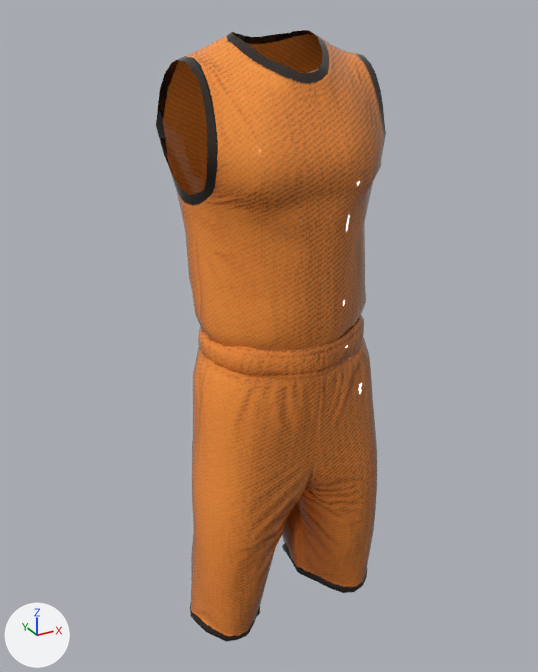
The glTF model Basic_Jersey_4.gltf as it was, and as the next commit left it.
Both versions are drawn from a 50 mm camera at (-2.51, -4.4, 4.61) aimed at (-0.05, 0.09, 2.36). Lighting does not change. The marker at lower left points along +X, +Y and +Z. Where no turn or scale is listed for an object, it has been applied to the vertices.

Script lines for the objects in view, before the commit:
```python
mat_default_obj_002 = principled_material('Default OBJ.002')
mat_default_obj_002.texture = img_uv_nomral_neck_no_lights
mat_default_obj_002.roughness = 0.0
me_low_polly_pants_2_002 = bpy.data.meshes.new('Low_polly_pants_2.002')
me_low_polly_pants_2_002.from_pydata(...)  # 1579 vertices, 2974 faces; spans x -0.82..0.82, y -0.54..0.53, z -0.01..4.48
me_low_polly_pants_2_002.materials.append(mat_default_obj_002)  # picture img_uv_nomral_neck_no_lights
ob_normal_neck = bpy.data.objects.new('Normal_Neck', me_low_polly_pants_2_002)
ob_normal_neck.location = (0.0, 0.0, 0.0)
```
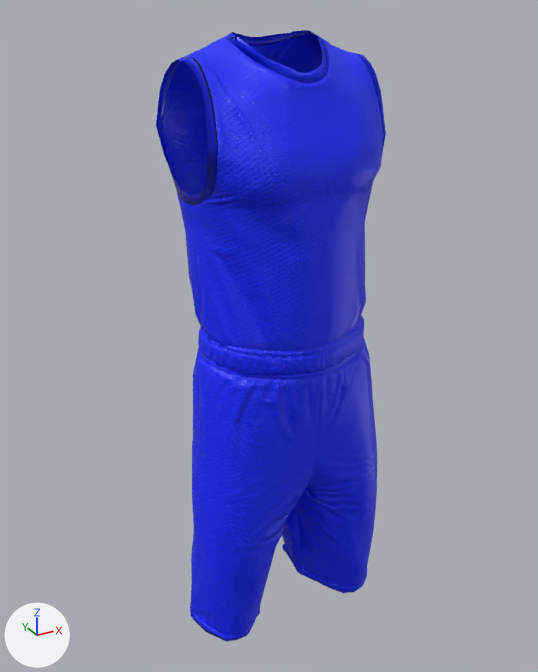
Boxes [x1, y1, x2, y2] around the edits, measured in the pictures (538 x 672 px):
```json
{"object": "Normal_Neck", "change": "surface changed", "before": [156, 30, 386, 642], "after": [156, 30, 386, 642], "on screen": "orange to blue"}
```

The change, as JSON lines over the scene's bpy script:
```json
{"op": "add", "block": "img_uv_normal_neck_roughness", "code": ["img_uv_normal_neck_roughness = load_image('UV_NORMAL_NECK_ROUGHNESS', 'UV_NORMAL_NECK_ROUGHNESS.png', 1024, 1024, 'Non-Color')"]}
{"op": "add", "block": "img_uv_normal_neck_normal", "code": ["img_uv_normal_neck_normal = load_image('UV_NORMAL_NECK_NORMAL', 'UV_NORMAL_NECK_NORMAL.png', 1024, 1024, 'Non-Color')"]}
{"op": "add", "block": "img_uv_normal_neck_diffuse", "code": ["img_uv_normal_neck_diffuse = load_image('UV_NORMAL_NECK_DIFFUSE', 'UV_NORMAL_NECK_DIFFUSE.png', 1024, 1024, 'sRGB')"]}
{"block": "mat_default_obj_002", "change": "nodes: BsdfPrincipled, OutputMaterial, TexImage"}
{"block": "mat_default_obj_002", "change": "uses the picture img_uv_nomral_neck_no_lights"}
{"block": "mat_default_obj_002", "change": "nodes: BsdfPrincipled, Math, NormalMap, OutputMaterial, SeparateColor, TexImage x3"}
{"block": "mat_default_obj_002", "change": "uses the picture img_uv_normal_neck_diffuse"}
{"block": "mat_default_obj_002", "change": "uses the picture img_uv_normal_neck_normal"}
{"block": "mat_default_obj_002", "change": "uses the picture img_uv_normal_neck_roughness"}
```
